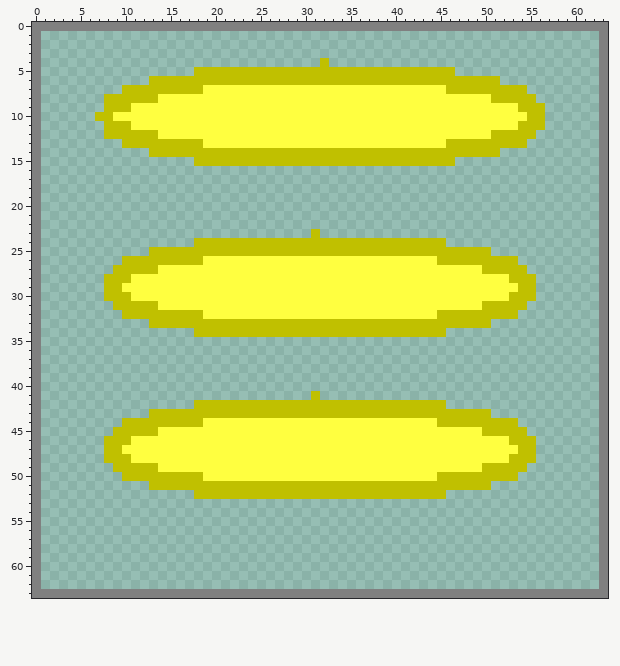
A pixel-art sprite gets an edit: Odd_Infinitum.gmx/sprites/images/spr_Rapid_Fire_Shop_Item_0.png. Above: the version before the commit.
The file is 64x64 pixels. Pixels under 10% opacity are left out.
After:
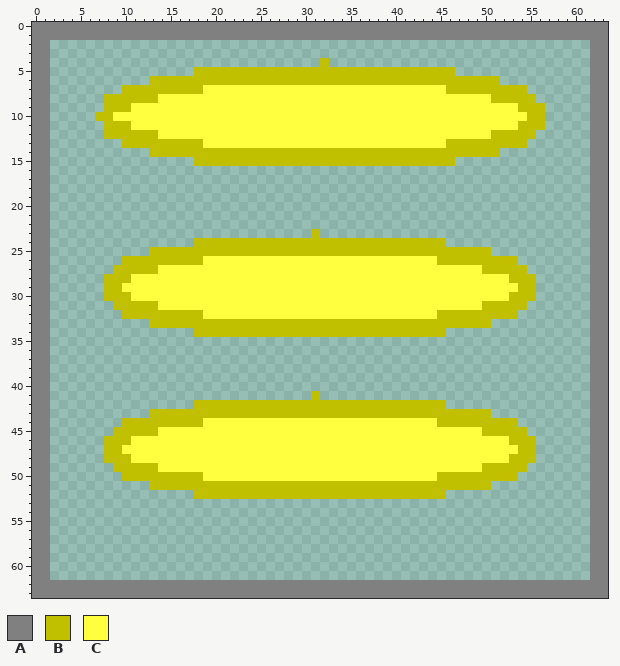
Palette (. is transparent): A #808080  B #c0c000  C #ffff40
The edit:
y 1: x 1..62 .............................................................. -> AAAAAAAAAAAAAAAAAAAAAAAAAAAAAAAAAAAAAAAAAAAAAAAAAAAAAAAAAAAAAA
y 2..61: x 1 . -> A; x 62 . -> A
y 62: x 1..62 .............................................................. -> AAAAAAAAAAAAAAAAAAAAAAAAAAAAAAAAAAAAAAAAAAAAAAAAAAAAAAAAAAAAAA
Changed places in both pictures, as pixel boxes (x1, y1, x2, y2):
added: (41, 31, 599, 589)
